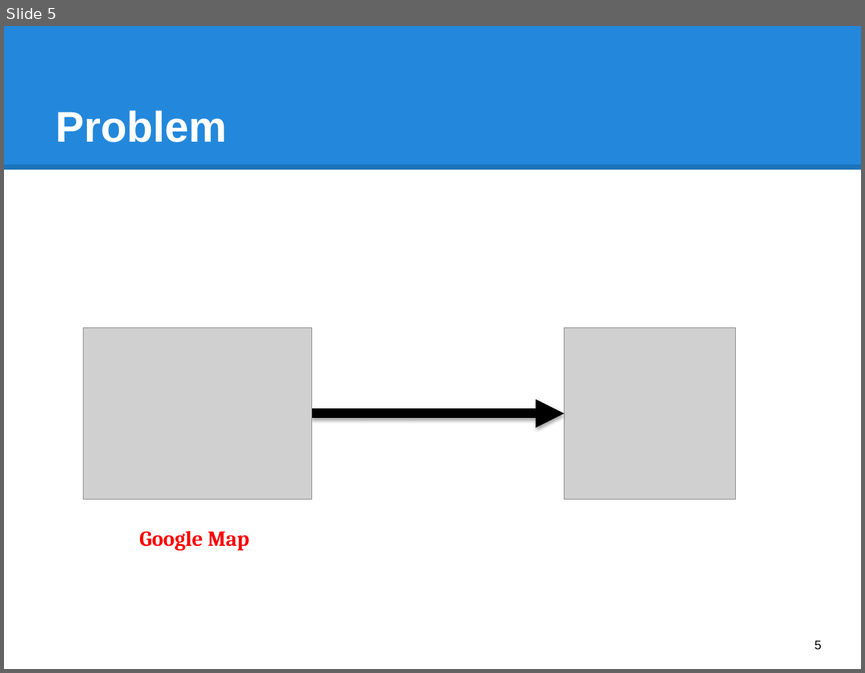
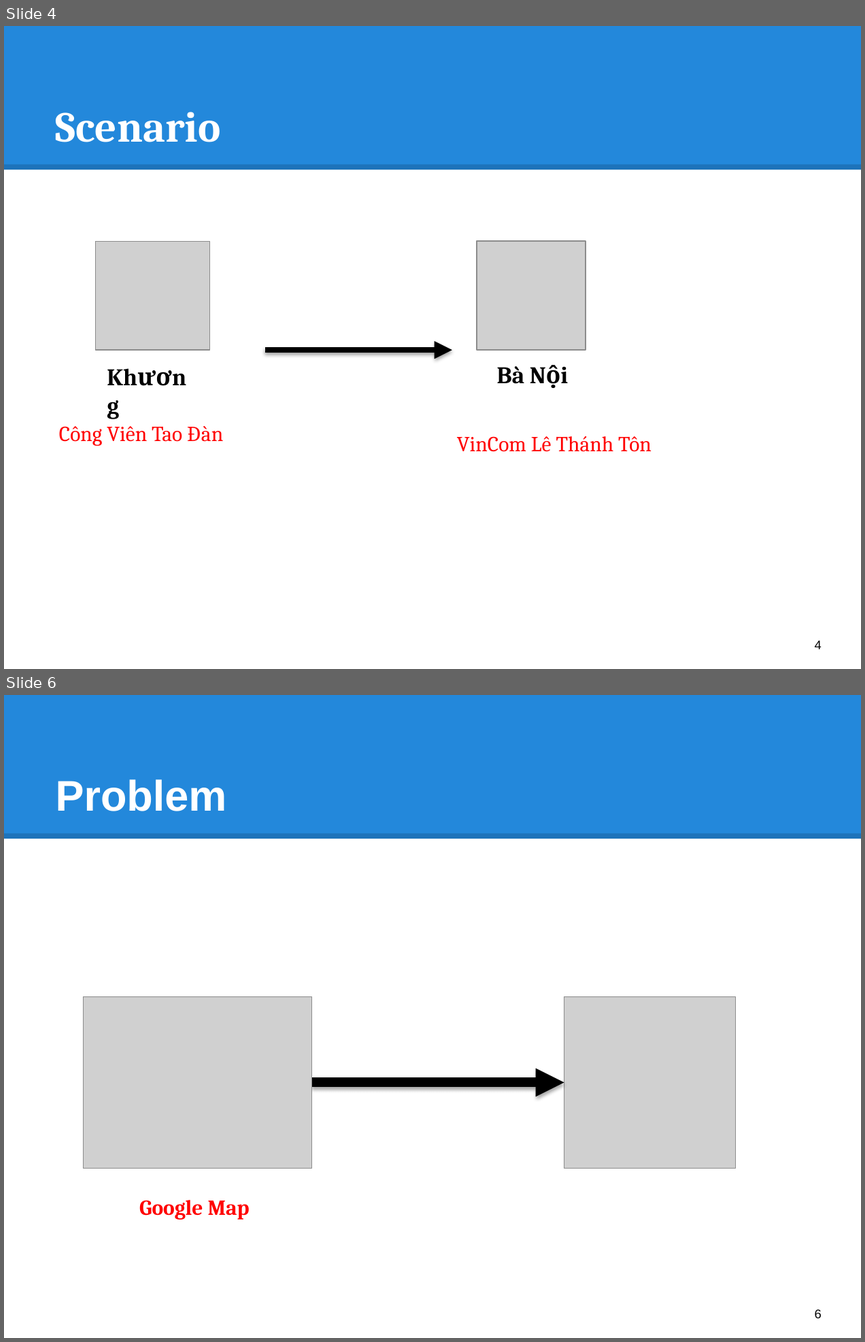
Before and after one commit to hqt/street-router, a slide deck: Document/presentation/search_motorbike.pptx. Shown one above the other, each under a label of ours: slide 5 before the commit, slides 4 and 6 after it; the slides between them are not shown. The pictures are 865x673 and 865x1342 pixels, drawn with LibreOffice and Linux fonts; fonts in the diff are those of the drawing; grey boxes stand for pictures. Boxes give left, top, right and bottom in pixels: in the first picture for what was removed or moved away, otherwise in the second. Text is boxed around its words. In the diff, an @@ line names an element or a change of style, - is before the commit and + after.

```diff
--- a/Document/presentation/search_motorbike.pptx
+++ b/Document/presentation/search_motorbike.pptx
@@ slide 4 added at box(4, 26, 861, 669), background #FFFFFF; not listed: 2 template elements that a slide beside it also shows @@
@@ title added at box(56, 112, 221, 142), 36 pt, text #FFFFFF, bold @@
+Scenario
@@ picture added at box(96, 241, 209, 350) @@
@@ picture added at box(477, 241, 586, 350) @@
@@ arrow added from (264, 350) to (452, 350), #000000 5 pt @@
@@ text added at box(99, 356, 206, 395), 20 pt, text #000000, bold @@
+Khương
@@ text added at box(497, 366, 525, 384), 20 pt, text #000000, bold @@
+Bà Nội
@@ text added at box(59, 426, 223, 446), 18 pt, text #FF0000 @@
+Công Viên Tao Đàn
@@ text added at box(457, 436, 651, 452), 18 pt, text #FF0000 @@
+VinCom Lê Thánh Tôn
@@ page number added at box(815, 640, 821, 649), 10.5 pt, text #000000 @@
+4
@@ what was slide 5 is now slide 6 @@
@@ page number at box(815, 1309, 821, 1318): text changed @@
-5
+6
```
Also in this commit, not shown: 2 slides changed, 2 other slides added, 2 slides removed.
